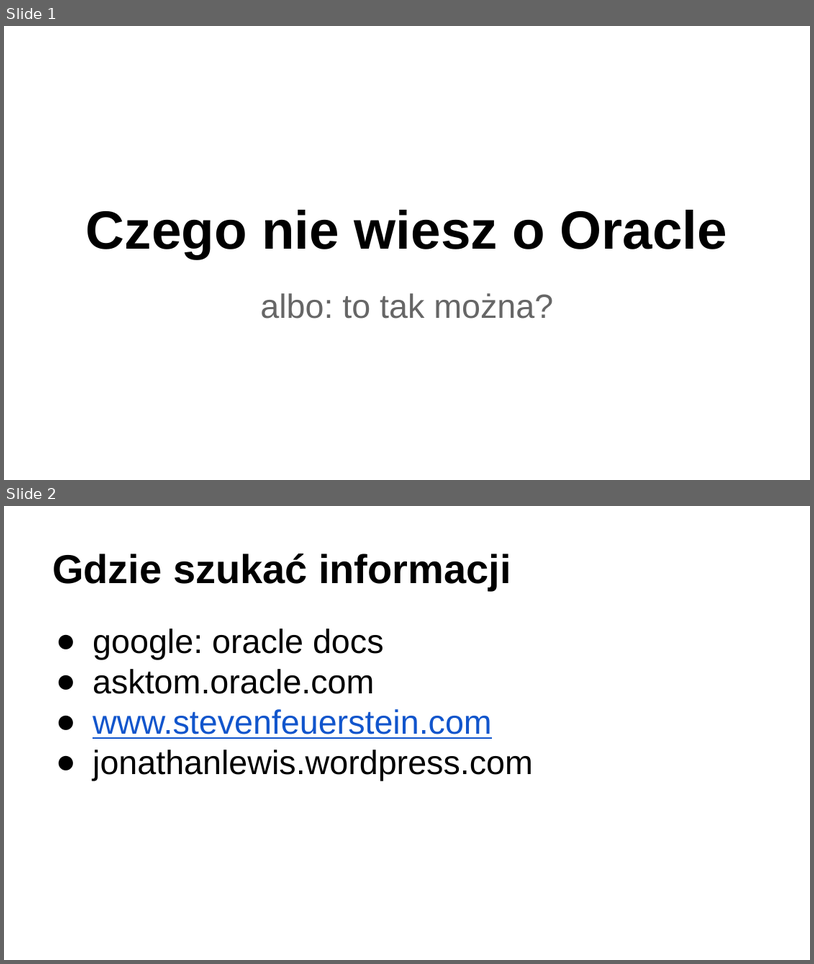
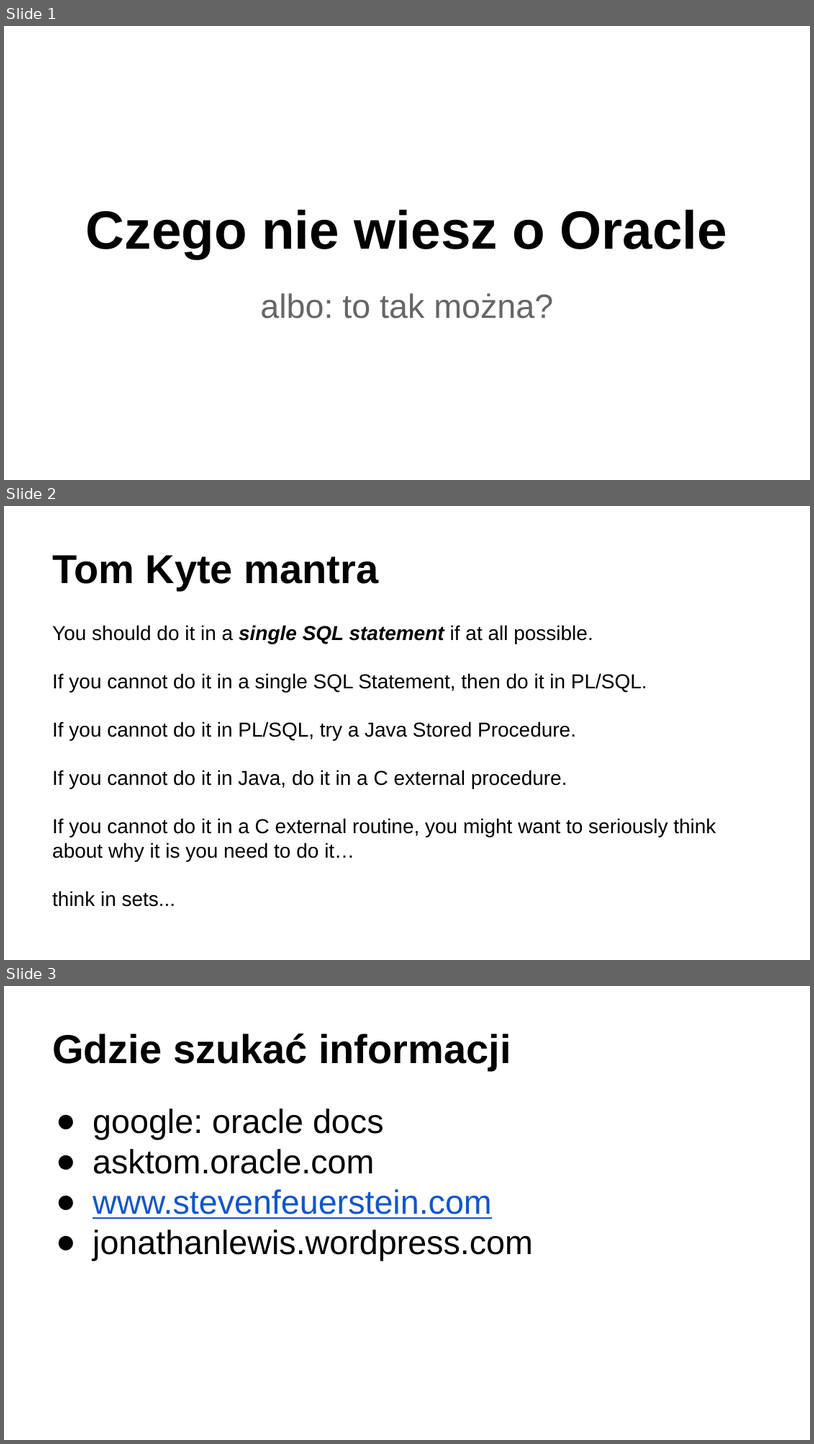
Before and after one commit to marcin-wroblewski/pres-oracle, a slide deck: whatyoudidntknow/prezentacja.pptx. Shown one above the other, each under a label of ours: slides 1 and 2 before the commit, slides 1, 2 and 3 after it. The pictures are 814x964 and 814x1444 pixels, drawn with LibreOffice and Linux fonts; fonts in the diff are those of the drawing. Boxes give left, top, right and bottom in pixels: in the first picture for what was removed or moved away, otherwise in the second. Text is boxed around its words. In the diff, an @@ line names an element or a change of style, - is before the commit and + after.

```diff
--- a/whatyoudidntknow/prezentacja.pptx
+++ b/whatyoudidntknow/prezentacja.pptx
@@ slide 2 added at box(4, 506, 810, 960), background #FFFFFF @@
@@ title added at box(52, 555, 379, 590), 36 pt, text #000000, bold @@
+Tom Kyte mantra
@@ text added at box(52, 625, 716, 906), 18 pt, text #000000 @@
+You should do it in a single SQL statement if at all possible.
+If you cannot do it in a single SQL Statement, then do it in PL/SQL.
+If you cannot do it in PL/SQL, try a Java Stored Procedure.
+If you cannot do it in Java, do it in a C external procedure.
+If you cannot do it in a C external routine, you might want to seriously think about why it is you need to do it…
+think in sets...
@@ what was slide 2 is now slide 3 @@
```
Also in this commit, not shown: 4 other files.
